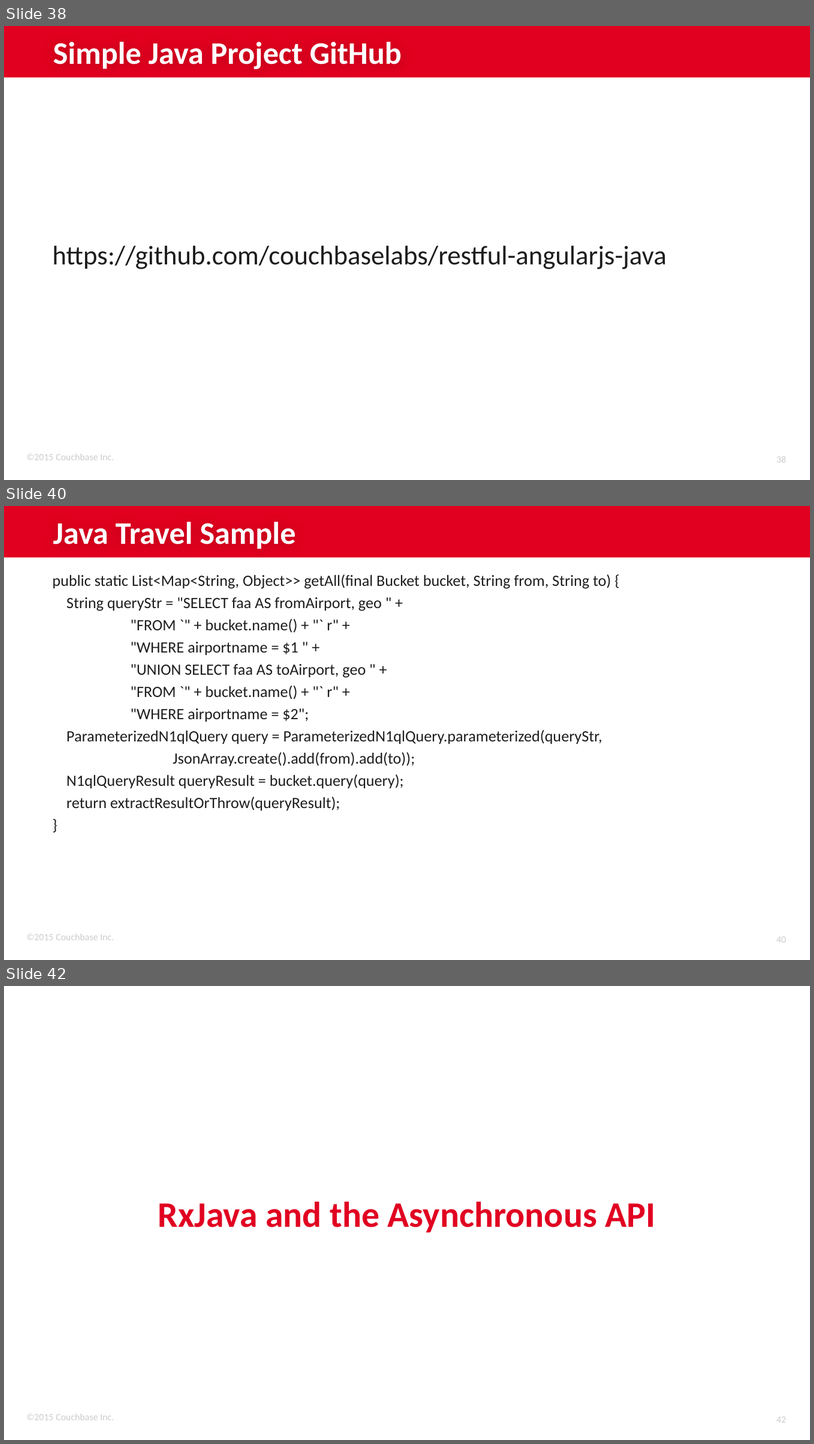
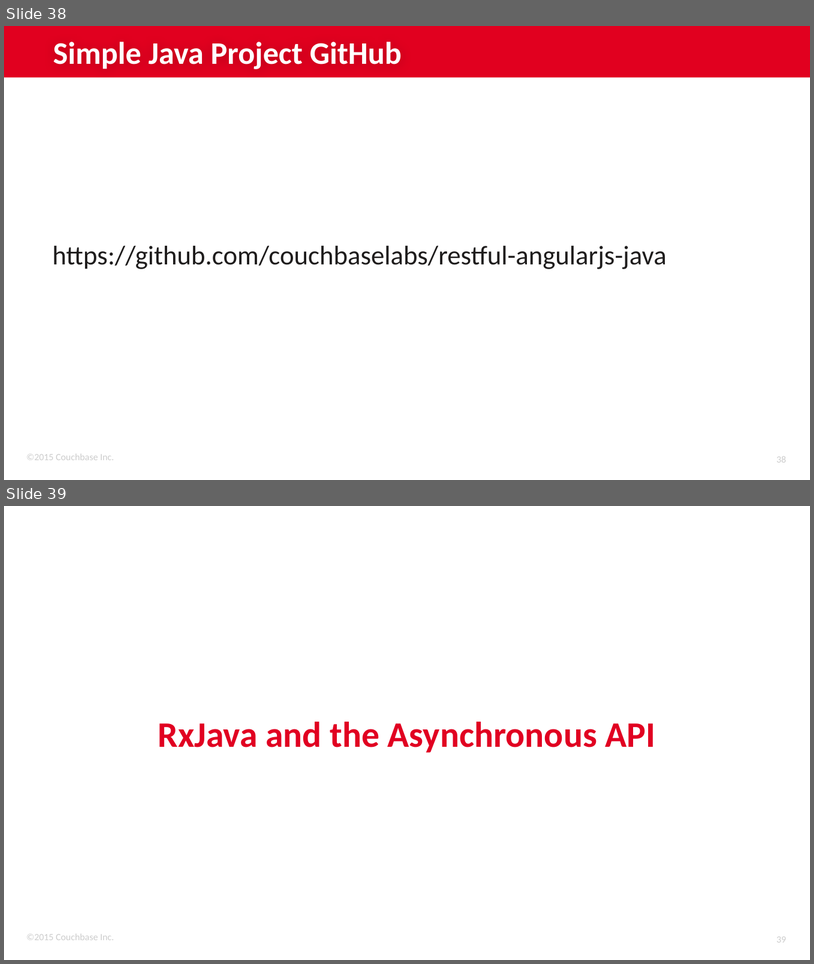
Before and after one commit to couchbaselabs/couchbase-java-workshop, a slide deck: Couchbase Java Workshop.pptx. Shown one above the other, each under a label of ours: slides 38, 40 and 42 before the commit, slides 38 and 39 after it; the slides between them are not shown. The pictures are 814x1444 and 814x964 pixels, drawn with LibreOffice and Linux fonts; fonts in the diff are those of the drawing; background and template pictures are left out. Boxes give left, top, right and bottom in pixels: in the first picture for what was removed or moved away, otherwise in the second. Text is boxed around its words. In the diff, an @@ line names an element or a change of style, - is before the commit and + after.

```diff
--- a/Couchbase Java Workshop.pptx
+++ b/Couchbase Java Workshop.pptx
@@ slide 40 removed at (4,506,810,960), background #FFFFFF; not listed: 3 template elements that a slide beside it also shows @@
@@ title removed at (53,522,296,549) @@
-Java Travel Sample
@@ text removed at (53,574,611,811) @@
-public static List<Map<String, Object>> getAll(final Bucket bucket, String from, String to) {
-String queryStr = "SELECT faa AS fromAirport, geo " +
-"FROM `" + bucket.name() + "` r" +
-"WHERE airportname = $1 " +
-"UNION SELECT faa AS toAirport, geo " +
-"FROM `" + bucket.name() + "` r" +
-"WHERE airportname = $2";
-ParameterizedN1qlQuery query = ParameterizedN1qlQuery.parameterized(queryStr,
-JsonArray.create().add(from).add(to));
-N1qlQueryResult queryResult = bucket.query(query);
-return extractResultOrThrow(queryResult);
-}
@@ what was slide 42 is now slide 39 @@
@@ page number at (777,936,786,942): text changed @@
-42
+39
```
Also in this commit, not shown: 6 slides added, 2 other slides removed, 1 other file.
